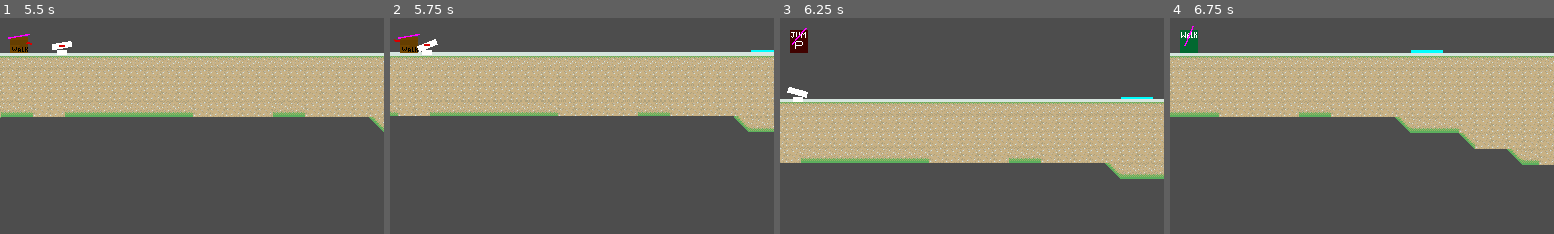
Above: before the commit, frames 1-4 (left to right).
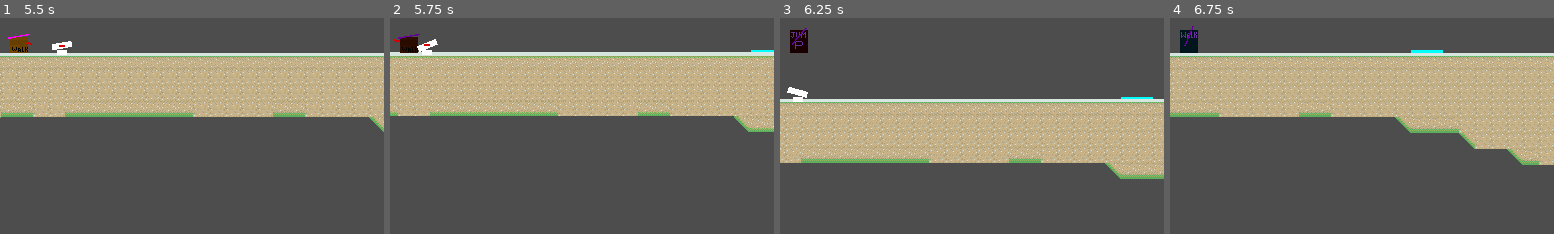
Above: after the commit, the same moments.

Repository: haruo-gabriel/portal2d
Game: Godot game, scene res://levels/test.tscn
Two runs of this game, one before a commit and one after it. Both use one fixed random seed, a clock stepped at 60 frames per second and the inputs below.
Inputs (mouse positions are % of the whole screen's width and height, from its top left):
- Up to frame 1 (5.5 s): tap Enter at 0.5 s; move the mouse to (45, 70) at 0.52 s; hold Shift (crouch) 0.53-1.28 s; hold D (move_right) 0.53-2.03 s; tap Space (jump) at 0.77, 1.52, 3.02, 3.77, 4.52 s; move the mouse to (80, 65) at 1.27 s; click (80, 65) at 1.35 s; move the mouse to (20, 35) at 2.02 s; hold A (move_left) 2.03-4.28 s; right-click (20, 35) at 2.1 s; move the mouse to (55, 50) at 2.77 s; tap Shift (crouch) at 2.85 s; move the mouse to (35, 25) at 3.52 s; click (35, 25) at 3.6 s; move the mouse to (72, 45) at 4.27 s; hold D (move_right) from 4.28 s (still down); right-click (72, 45) at 4.35 s; move the mouse to (30, 55) at 5.02 s; hold Shift (crouch) from 5.03 s (still down)
- Up to frame 2 (5.75 s): keep holding D (move_right); keep holding Shift (crouch)
- Up to frame 3 (6.25 s): keep holding D (move_right); move the mouse to (60, 28) at 5.77 s; release Shift (crouch) at 5.78 s; click (60, 28) at 5.85 s; tap Space (jump) at 6.02 s
- Up to frame 4 (6.75 s): keep holding D (move_right); move the mouse to (45, 70) at 6.52 s; right-click (45, 70) at 6.6 s
The pictures show only the part of the screen within x 48-98%, y 45-95%; the shares and areas given below are measured in that part.

Frame 1 is identical in both runs. In frame 2, 0.3% of the frame differs, in the area x 2-8%, y 7-17%; in frame 3, 0.5%; in frame 4, 0.5%, in the area x 2-8%, y 3-17%.

Commit message:
Making player take damage

Diff:
--- a/godot project/characters/common/health.gd
+++ b/godot project/characters/common/health.gd
@@ -2,13 +2,14 @@
 class_name Health
 extends Node
 
-const REGENERATION_COOLDOWN: int = 60 # measured in frames
 
 signal died
 signal reached_full_health
 
 @export var max_health: float
 @export var regeneration: float # HP / frame
+
+var regeneration_cooldown: int = 300 # measured in frames
 
 var _health: float
 
@@ -45,7 +46,7 @@
 
 func _process(_delta: float) -> void:
 
-	if _time_since_last_hit >= REGENERATION_COOLDOWN:
+	if _time_since_last_hit >= regeneration_cooldown:
 
 		if health < max_health:
 			heal(regeneration)
--- a/godot project/characters/player/player.tscn
+++ b/godot project/characters/player/player.tscn
@@ -179,6 +179,8 @@
 
 [node name="Health" type="Node" parent="."]
 script = ExtResource("25_a7xhi")
+max_health = 100.0
+regeneration = 1.0
 
 [node name="PortalCaster" type="Node" parent="." node_paths=PackedStringArray("player")]
 script = ExtResource("26_tat2q")
--- a/godot project/characters/player/scripts/player.gd
+++ b/godot project/characters/player/scripts/player.gd
@@ -86,6 +86,11 @@
 
 func _process(_delta: float) -> void:
 
+	if health.health <= 0:
+		modulate = Color.REBECCA_PURPLE
+	else:
+		modulate = Color.WHITE
+
 	direction = Input.get_axis("move_left", "move_right")
 
 	var try_crouch = Input.is_action_pressed("crouch")
@@ -108,4 +113,7 @@
 	move()
 
 func _on_laser_hit(laser: Laser) -> void:
+
+	health.take_damage(2)
+
 	laser.queue_free()
